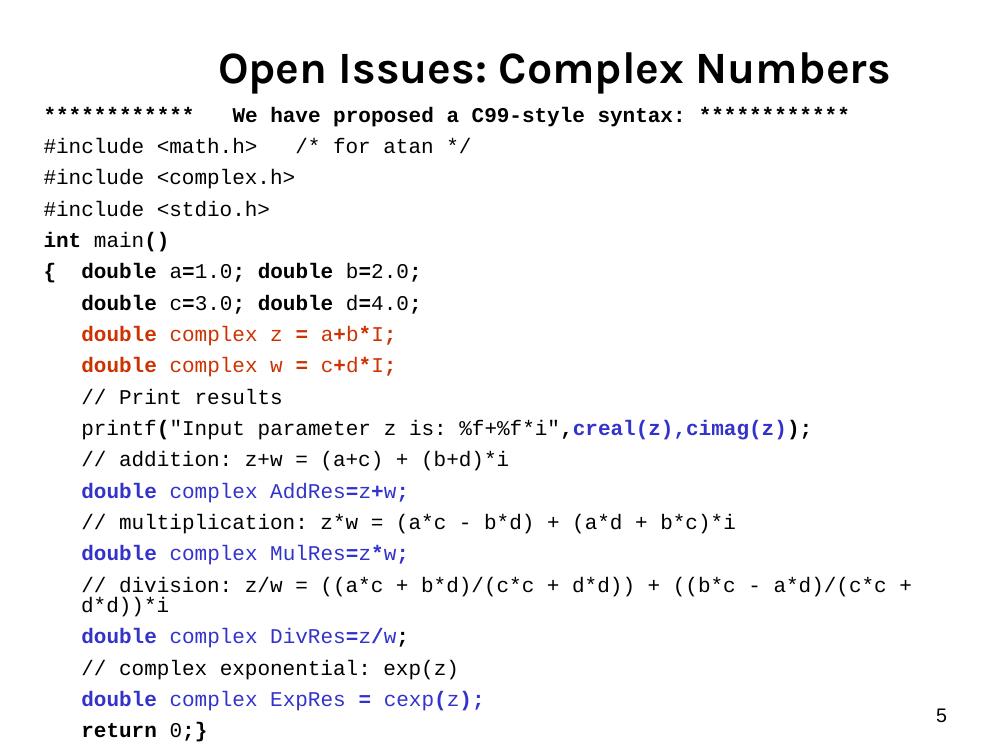
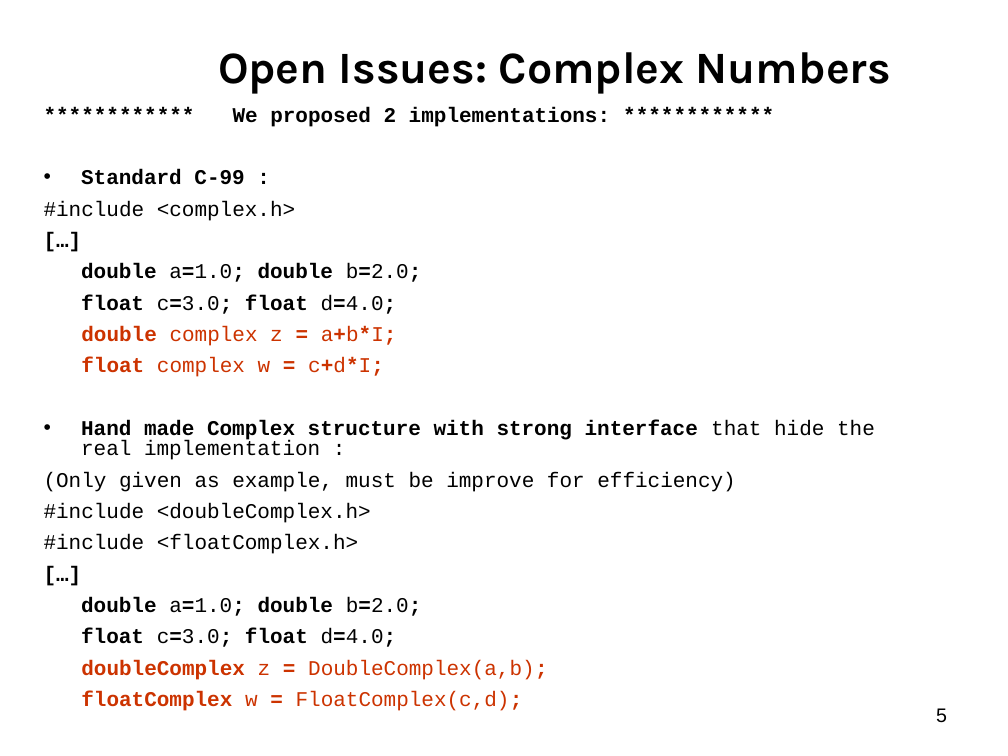
Before and after one commit to scilab/scilab2c, a slide deck: slide 5 of Doc/Presentations/Sci2CRequirements.ppt. Drawn at 1008x756 pixels with LibreOffice and Linux fonts; fonts in the diff are those of the drawing; background and template pictures are left out. Boxes give left, top, right and bottom in pixels: in the first picture for what was removed or moved away, otherwise in the second. Text is boxed around its words. In the diff, an @@ line names an element or a change of style, - is before the commit and + after.

Commit message:
Modifications on Complex implementation

```diff
--- a/Doc/Presentations/Sci2CRequirements.ppt
+++ b/Doc/Presentations/Sci2CRequirements.ppt
@@ text at (x1=81, y1=107, x2=610, y2=185): text changed @@
-************ We have proposed a C99-style syntax: ************
-#include <math.h> /* for atan */
+************ We proposed 2 implementations: ************
+• Standard C-99 :
@@ text at (x1=81, y1=263, x2=422, y2=314): text changed @@
-#include <stdio.h>
-int main()
-{ double a=1.0; double b=2.0;
-double c=3.0; double d=4.0;
+[…]
+double a=1.0; double b=2.0;
+float c=3.0; float d=4.0;
@@ text at (x1=44, y1=357, x2=875, y2=711): text changed @@
-double complex w = c+d*I;
-// Print results
-printf("Input parameter z is: %f+%f*i",creal(z),cimag(z));
-// addition: z+w = (a+c) + (b+d)*i
-double complex AddRes=z+w;
-// multiplication: z*w = (a*c - b*d) + (a*d + b*c)*i
-double complex MulRes=z*w;
-// division: z/w = ((a*c + b*d)/(c*c + d*d)) + ((b*c - a*d)/(c*c + d*d))*i
-double complex DivRes=z/w;
-// complex exponential: exp(z)
-double complex ExpRes = cexp(z);
-return 0;}
+float complex w = c+d*I;
+• Hand made Complex structure with strong interface that hide the real implementation :
+(Only given as example, must be improve for efficiency)
+#include <doubleComplex.h>
+#include <floatComplex.h>
+[…]
+double a=1.0; double b=2.0;
+float c=3.0; float d=4.0;
+doubleComplex z = DoubleComplex(a,b);
+floatComplex w = FloatComplex(c,d);
```
Also in this commit, not shown: 5 other slides changed, 1 slide added, 1 slide removed.
